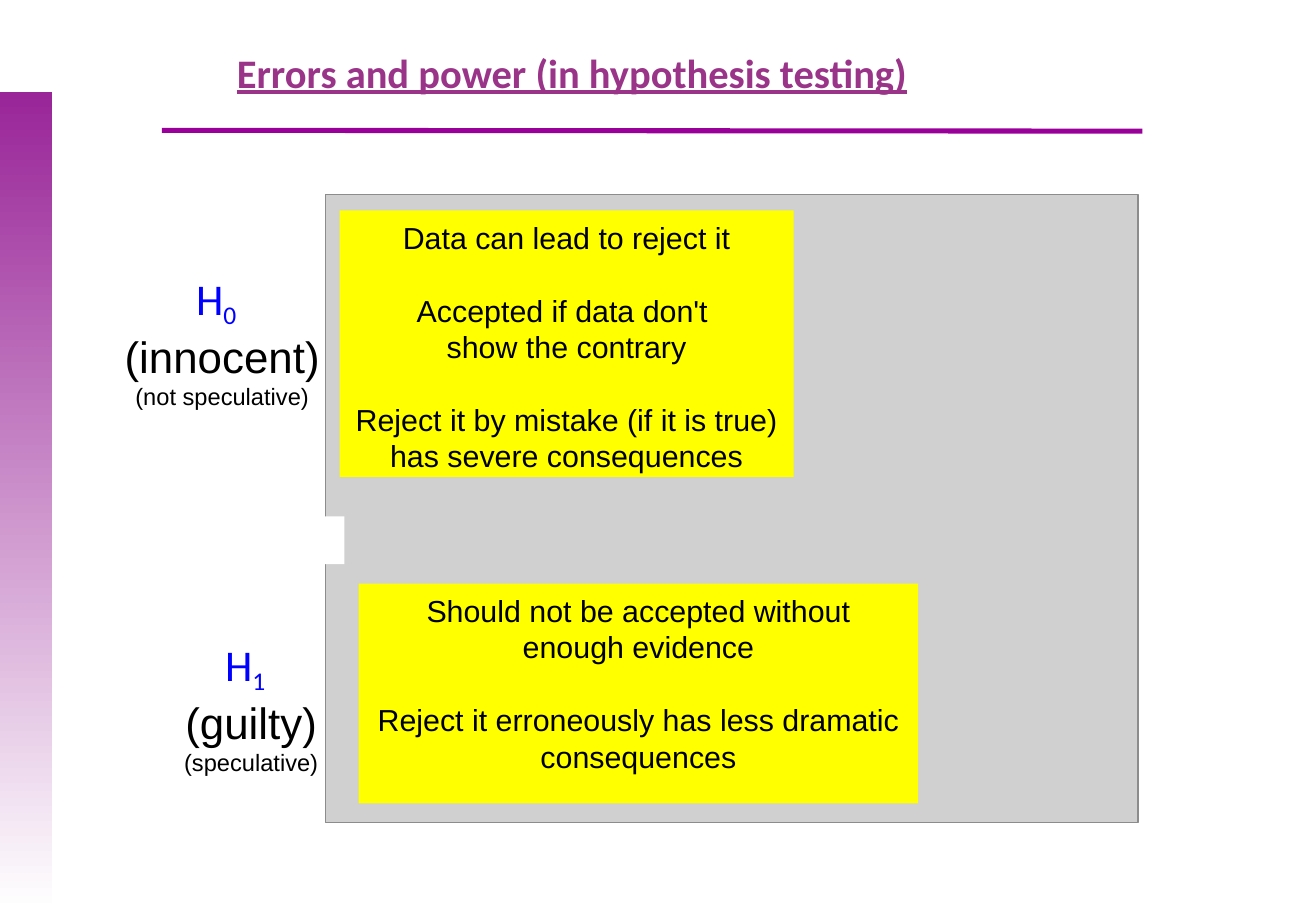
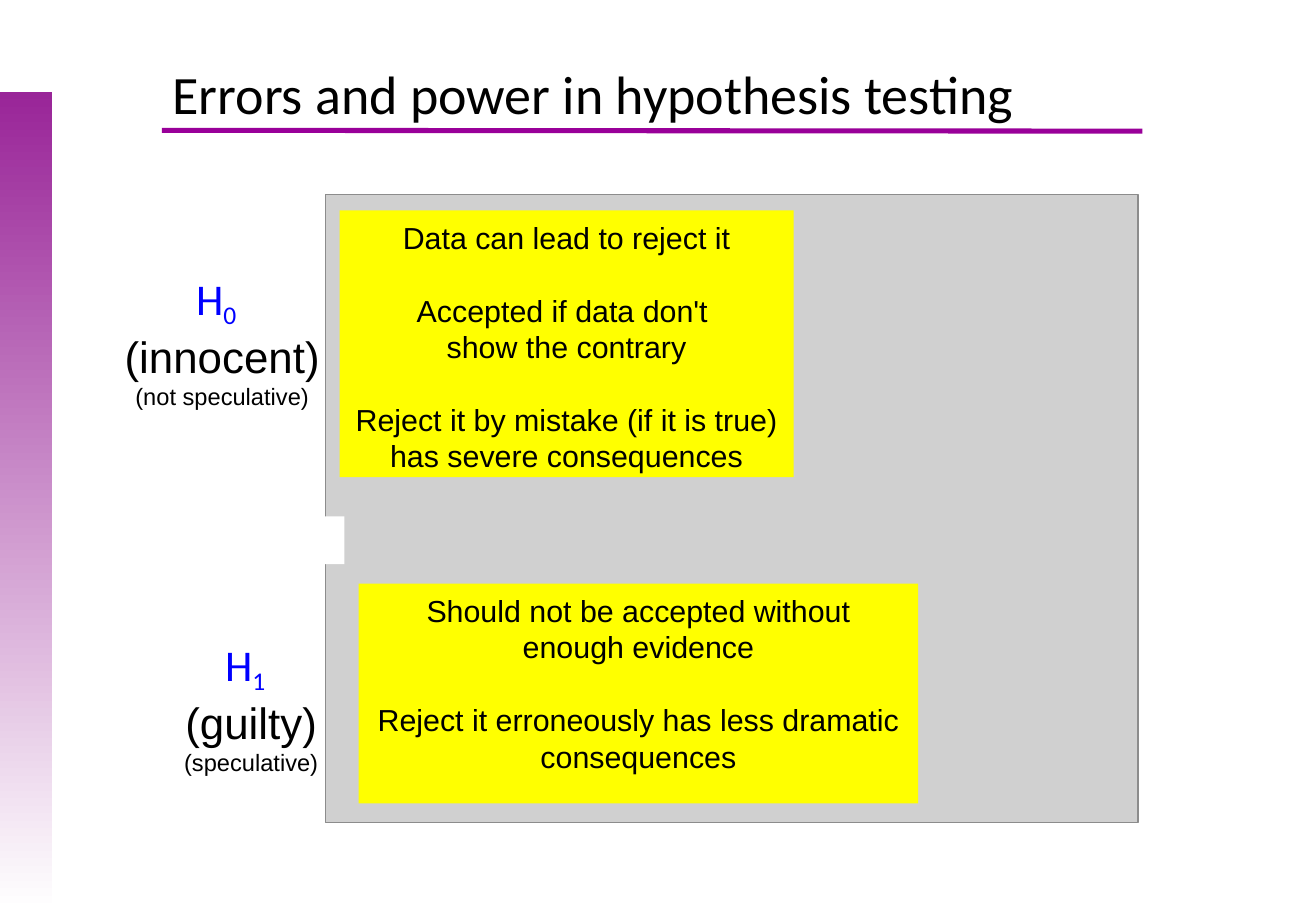
Before and after one commit to uebvhir/Course2020_Statistical-Analysis-with-R, a slide deck: slide 29 of Slides/StatisticsWithR-6-Principles_of_Hypothesis_Testing.pptx. Drawn at 1316x911 pixels with LibreOffice and Linux fonts; fonts in the diff are those of the drawing; grey boxes stand for pictures; background and template pictures are left out. Boxes give left, top, right and bottom in pixels: in the first picture for what was removed or moved away, otherwise in the second. Text is boxed around its words. In the diff, an @@ line names an element or a change of style, - is before the commit and + after.

```diff
--- a/Slides/StatisticsWithR-6-Principles_of_Hypothesis_Testing.pptx
+++ b/Slides/StatisticsWithR-6-Principles_of_Hypothesis_Testing.pptx
@@ text at <box>172,76,1013,124</box>: text changed; size 24 to 32 pt; text colour #993489 to #000000; bold off @@
-Errors and power (in hypothesis testing)
+Errors and power in hypothesis testing
```
Also in this commit, not shown: 9 other slides changed, 1 other file.
